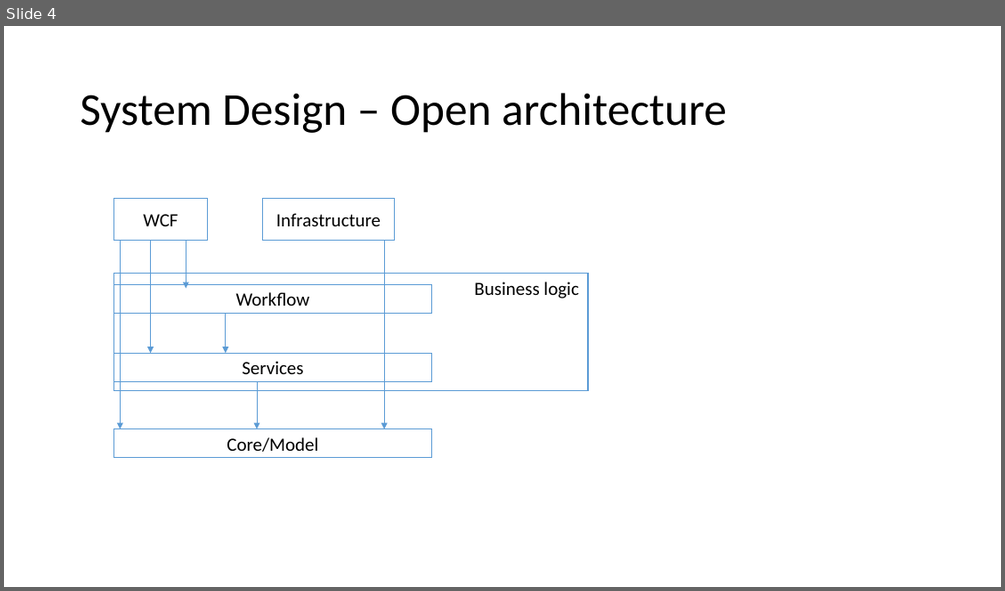
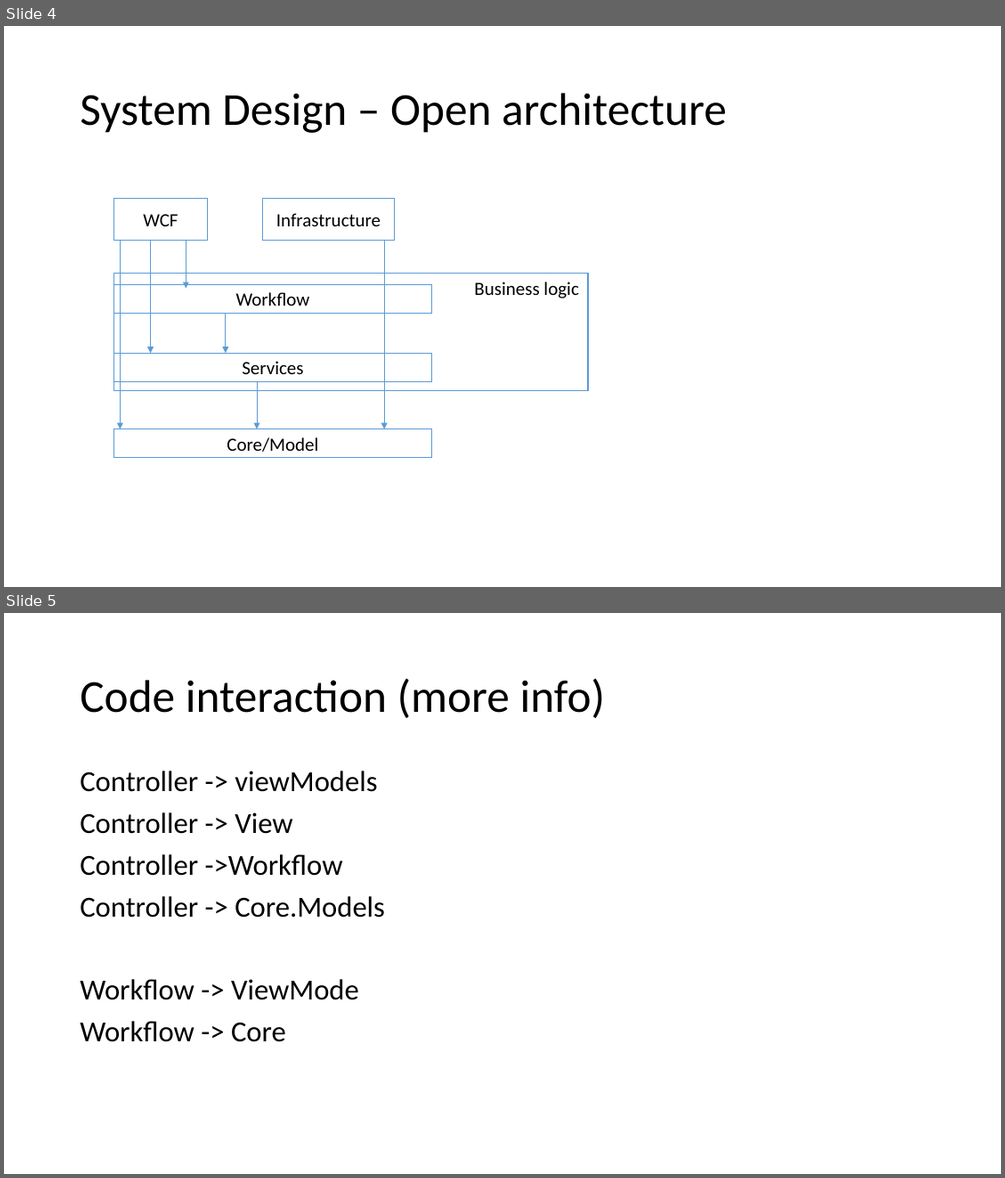
Before and after one commit to UNH-COMP830/Core, a slide deck: project_assets/troubleshoot/solution_structure.pptx. Shown one above the other, each under a label of ours: slide 4 before the commit, slides 4 and 5 after it. The pictures are 1005x591 and 1005x1178 pixels, drawn with LibreOffice and Linux fonts; fonts in the diff are those of the drawing. Boxes give left, top, right and bottom in pixels: in the first picture for what was removed or moved away, otherwise in the second. Text is boxed around its words. In the diff, an @@ line names an element or a change of style, - is before the commit and + after.

Commit message:
add another slide

```diff
--- a/project_assets/troubleshoot/solution_structure.pptx
+++ b/project_assets/troubleshoot/solution_structure.pptx
@@ slide 5 added at (4, 613, 1001, 1174), background #FFFFFF @@
@@ title added at (80, 678, 606, 718), 44 pt, text #000000 @@
+Code interaction (more info)
@@ text added at (80, 771, 385, 1042), 28 pt, text #000000 @@
+Controller -> viewModels
+Controller -> View
+Controller ->Workflow
+Controller -> Core.Models
+Workflow -> ViewMode
+Workflow -> Core
```
